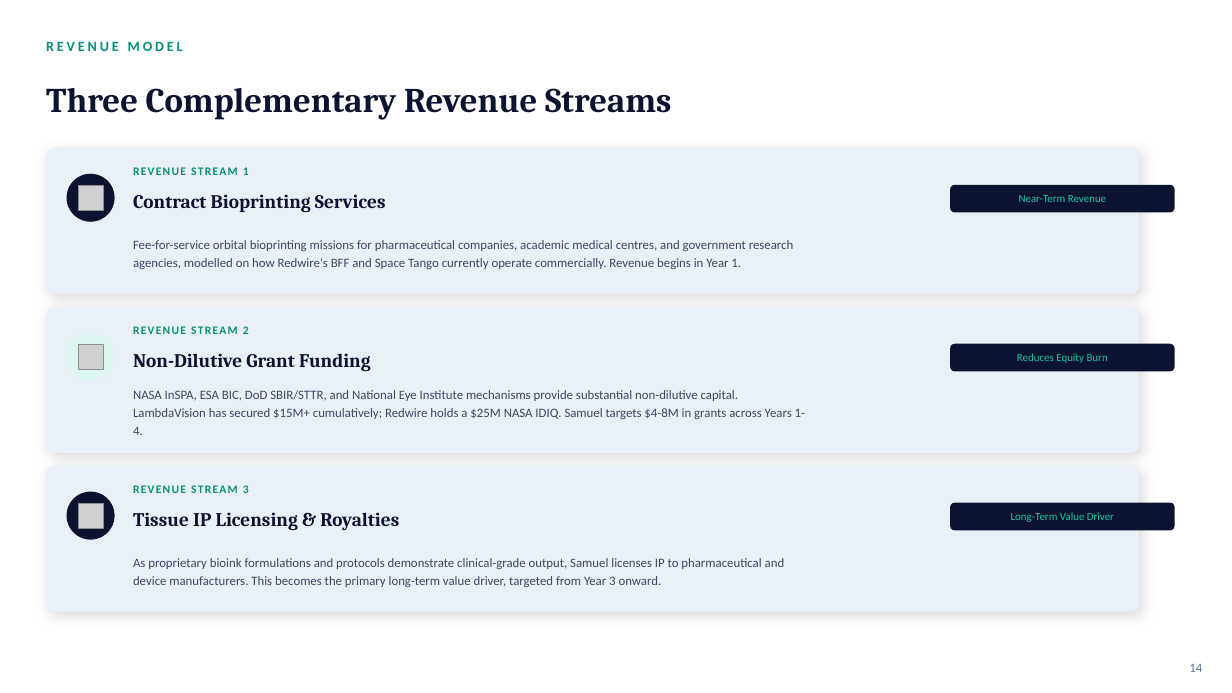
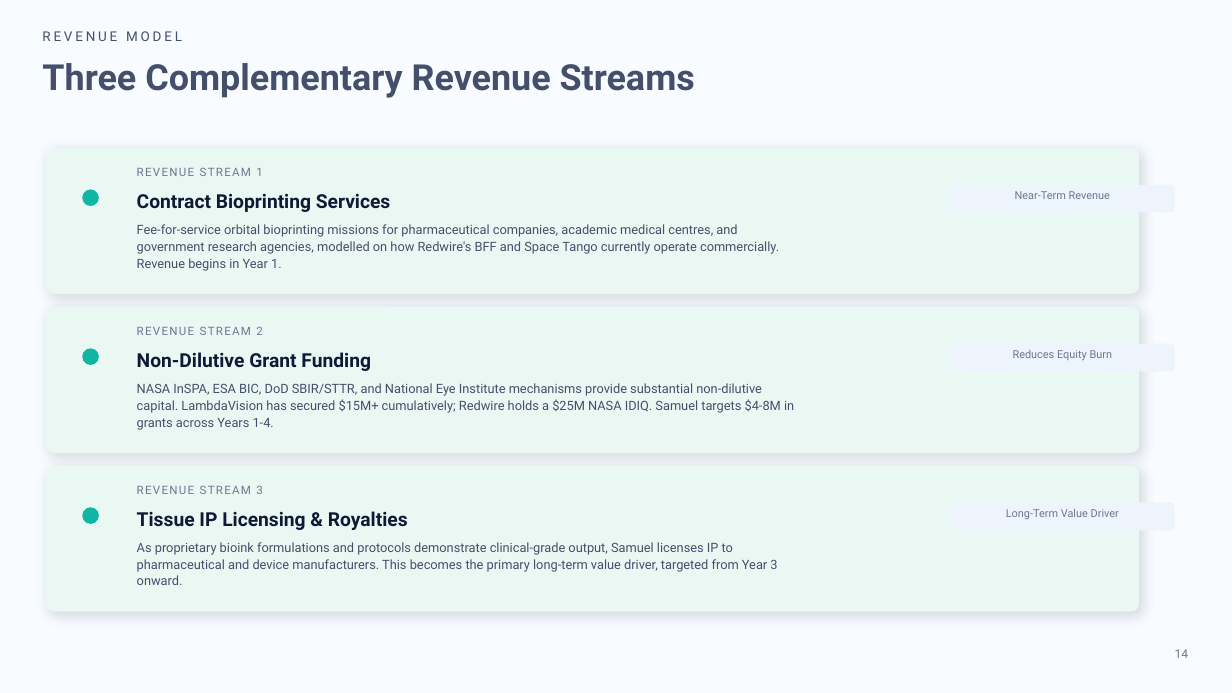
Before and after one commit to anthonyleedu/anthonyleedu, a slide deck: slide 14 of Samuel Space Organ and Tissue Engineering - Investor Presentation (2).pptx. Drawn at 1232x693 pixels with LibreOffice and Linux fonts; fonts in the diff are those of the drawing; grey boxes stand for pictures. Boxes give left, top, right and bottom in pixels: in the first picture for what was removed or moved away, otherwise in the second. Text is boxed around its words. In the diff, an @@ line names an element or a change of style, - is before the commit and + after.

```diff
--- a/Samuel Space Organ and Tissue Engineering - Investor Presentation (2).pptx
+++ b/Samuel Space Organ and Tissue Engineering - Investor Presentation (2).pptx
@@ background #FFFFFF to #F8FBFF @@
@@ text "REVENUE MODEL": place and size @@
-text "REVENUE MODEL" at <box>46,41,183,51</box>
+text "REVENUE MODEL" at <box>42,31,182,41</box>
@@ text "REVENUE MODEL" at <box>42,31,182,41</box>: size 11 to 10.5 pt, font Calibri to Roboto, text colour #0A8F78 to #44506B, bold off; line spacing 1 to 1.08; vertical alignment middle to top @@
@@ text "Three Complementary Revenue Streams": place and size @@
-text "Three Complementary Revenue Streams" at <box>46,88,672,120</box>
+text "Three Complementary Revenue Streams" at <box>42,63,695,98</box>
@@ text "Three Complementary Revenue Streams" at <box>42,63,695,98</box>: size 27 to 28 pt, font Cambria to Roboto, text colour #0B1330 to #44506B; line spacing 1 to 1.08; vertical alignment middle to top @@
@@ picture removed at <box>78,185,103,210</box> @@
@@ ellipse: place and size @@
-ellipse at <box>67,174,115,222</box>
+ellipse at <box>82,189,99,206</box>
@@ ellipse at <box>82,189,99,206</box>: fill #0B1330 to #11B5A4 @@
@@ picture removed at <box>78,344,103,369</box> @@
@@ ellipse: place and size @@
-ellipse at <box>67,333,115,381</box>
+ellipse at <box>82,348,99,365</box>
@@ ellipse at <box>82,348,99,365</box>: fill #DEF6F1 to #11B5A4 @@
@@ fill #EAF0F8 to #EAF8F4 in 3 elements at <box>46,148,1140,294</box>, <box>46,307,1140,453</box>, <box>46,466,1140,612</box> @@
@@ font Calibri to Roboto, text colour #0A8F78 to #6D7890, bold off; line spacing 1 to 1.08; vertical alignment middle to top in 3 elements at <box>137,168,263,176</box>, <box>137,327,263,335</box>, <box>137,486,263,494</box> @@
@@ picture removed at <box>78,503,103,528</box> @@
@@ ellipse at <box>82,507,99,524</box>: fill #0B1330 to #11B5A4 @@
@@ ellipse: place and size @@
-ellipse at <box>67,492,115,540</box>
+ellipse at <box>82,507,99,524</box>
@@ font Cambria to Roboto, text colour #0B1330 to #0E1A35; line spacing 1 to 1.08; vertical alignment middle to top in 3 elements at <box>137,194,391,212</box>, <box>137,352,371,371</box>, <box>137,511,408,530</box> @@
@@ font Calibri to Roboto, text colour #12C9AA to #6D7890; line spacing 1 to 1.08; vertical alignment middle to top in 3 elements at <box>1015,191,1110,199</box>, <box>1013,350,1113,360</box>, <box>1006,509,1119,519</box> @@
@@ fill #0B1330 to #EEF4FB in 3 elements at <box>950,185,1175,213</box>, <box>950,344,1175,372</box>, <box>950,503,1175,531</box> @@
@@ font Calibri to Roboto, text colour #3D4663 to #44506B; line spacing 1.16 to 1.08; vertical alignment middle to top in 3 elements at <box>137,224,779,271</box>, <box>137,383,794,430</box>, <box>137,542,777,585</box> @@
@@ text "14": place and size @@
-text "14" at <box>1189,664,1202,672</box>
+text "14" at <box>1175,649,1189,658</box>
@@ text "14" at <box>1175,649,1189,658</box>: size 10 to 9.5 pt, font Calibri to Roboto, text colour #64739A to #6D7890; vertical alignment middle to top @@
```
Also in this commit, not shown: 20 other slides changed.
